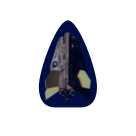
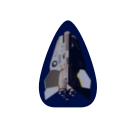
Two versions of the same layered image (136x136). Layer-by-layer changes:
added layer "Layer #5" (60%) above "Clipboard #2" over 43, 30, 92, 107
hid "Clipboard #2" over 44, 31, 92, 107
